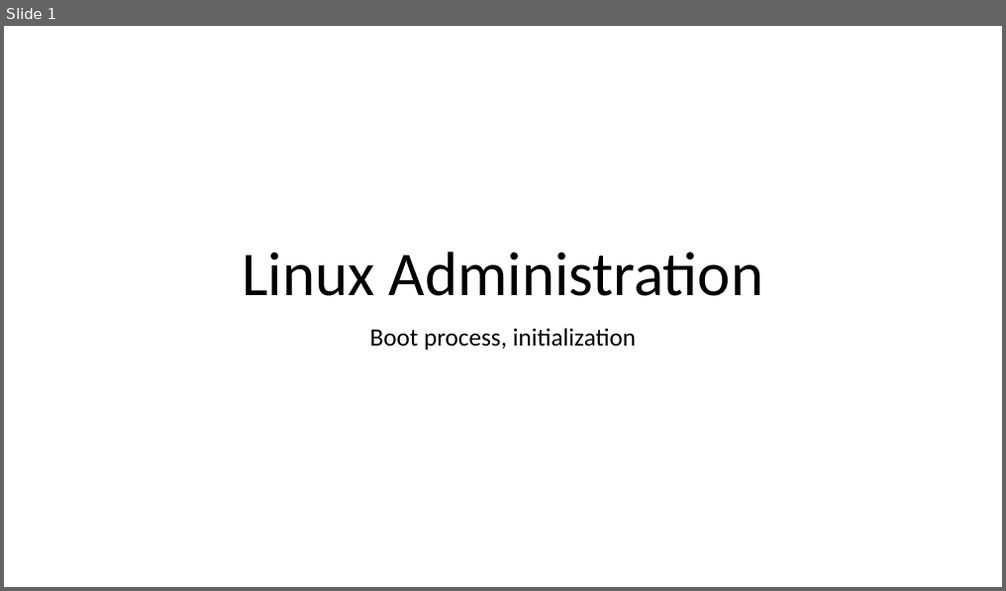
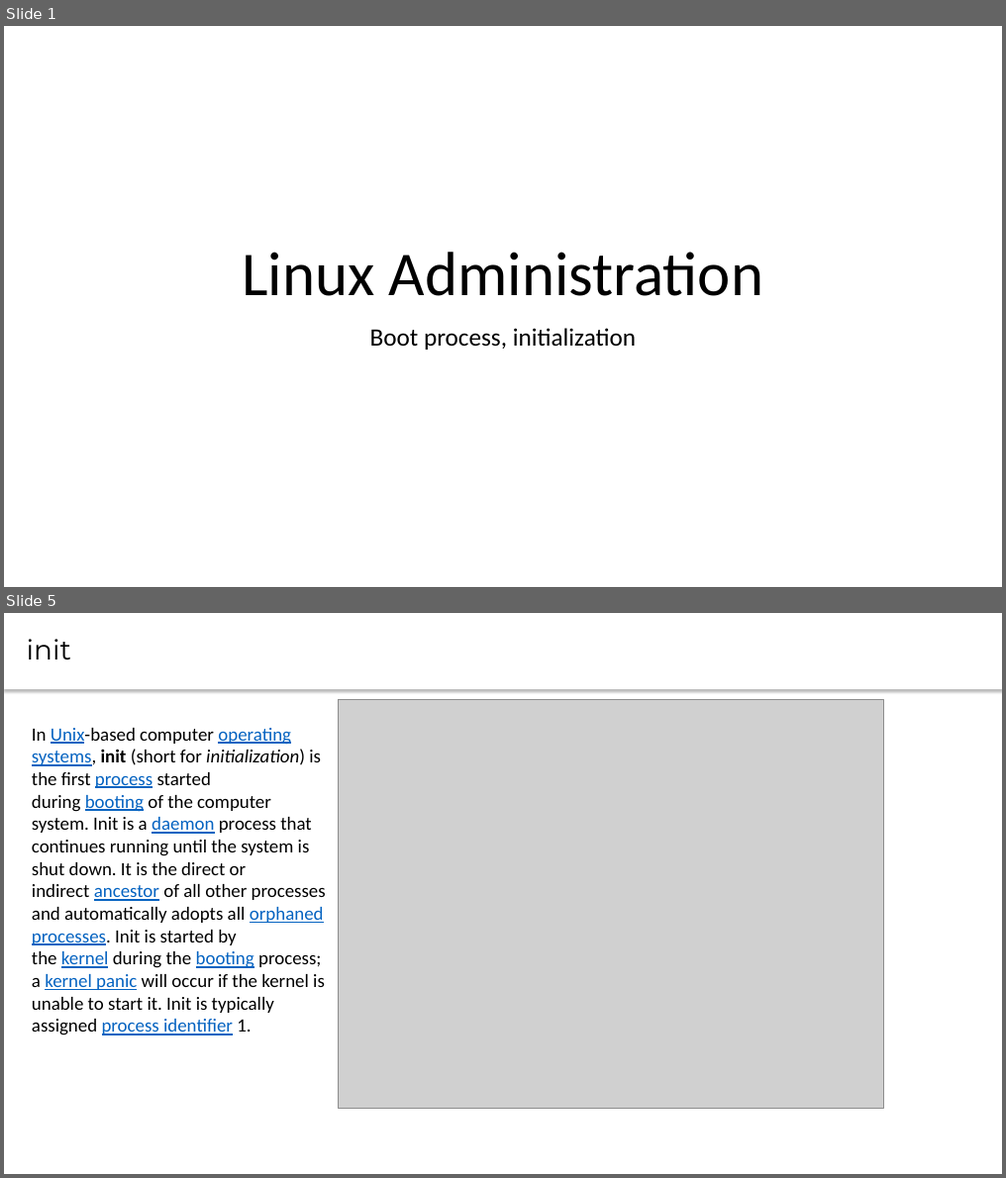
Before and after one commit to CsteerDevops1/lectures_devops2, a slide deck: LinuxAdm/LinuxAdm4.pptx. Shown one above the other, each under a label of ours: slide 1 before the commit, slides 1 and 5 after it; the slides between them are not shown. The pictures are 1006x591 and 1006x1178 pixels, drawn with LibreOffice and Linux fonts; fonts in the diff are those of the drawing; grey boxes stand for pictures. Boxes give left, top, right and bottom in pixels: in the first picture for what was removed or moved away, otherwise in the second. Text is boxed around its words. In the diff, an @@ line names an element or a change of style, - is before the commit and + after.

```diff
--- a/LinuxAdm/LinuxAdm4.pptx
+++ b/LinuxAdm/LinuxAdm4.pptx
@@ slide 5 added at (4, 613, 1002, 1174), background #FFFFFF @@
@@ text added at (4, 613, 1002, 689), fill #FFFFFF, 26.7 pt, text #000000 @@
+init
@@ picture added at (339, 700, 884, 1109) @@
@@ text added at (32, 728, 326, 1036), 18 pt, text #000000 @@
+In Unix-based computer operating systems, init (short for initialization) is the first process started during booting of the computer system. Init is a daemon process that continues running until the system is shut down. It is the direct or indirect ancestor of all other processes and automatically adopts all orphaned processes. Init is started by the kernel during the booting process; a kernel panic will occur if the kernel is unable to start it. Init is typically assigned process identifier 1.
```
Also in this commit, not shown: 9 other slides added, 1 slide removed, 1 other file.
